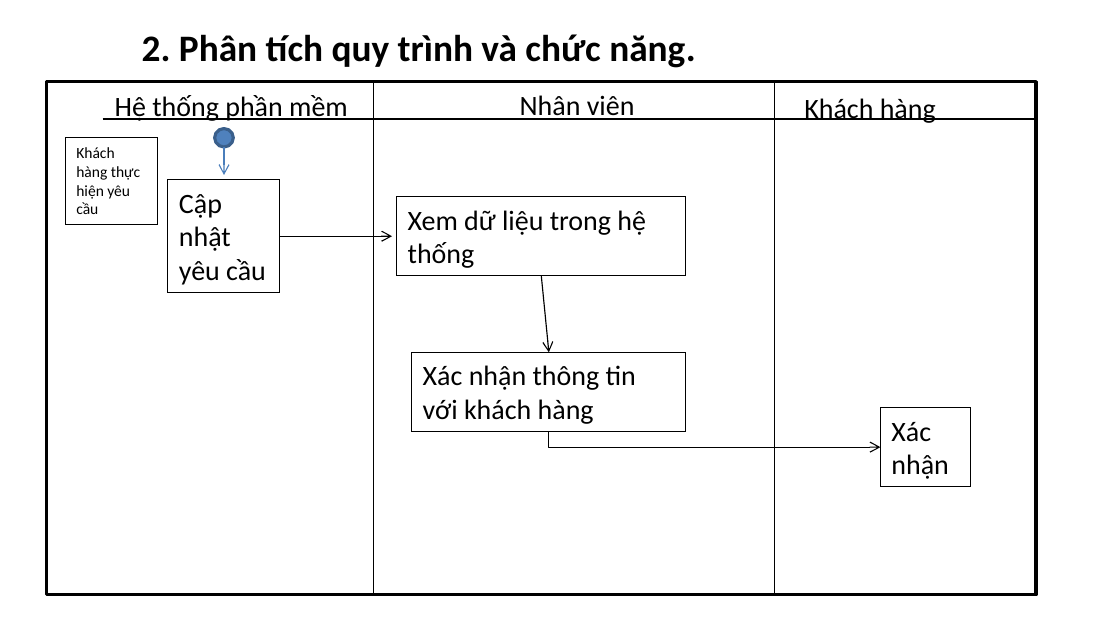
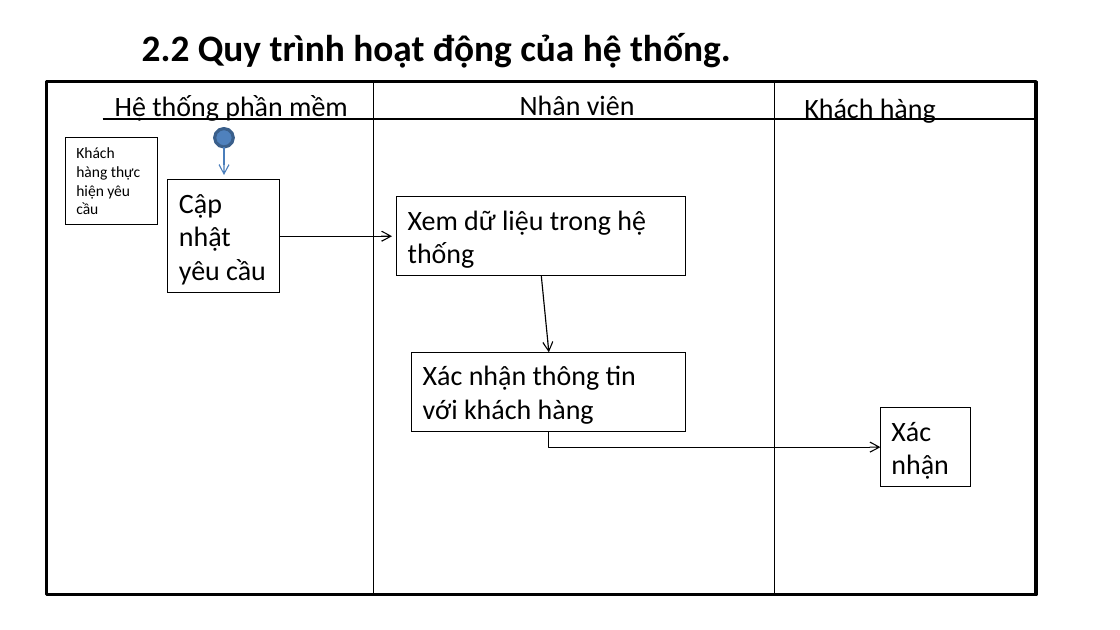
Before and after one commit to datduong97/Congnghephanmem, a slide deck: slide 11 of bccnpm2.pptx (slide 14 before the commit). Drawn at 1120x630 pixels with LibreOffice and Linux fonts; fonts in the diff are those of the drawing; background and template pictures are left out. Boxes give left, top, right and bottom in pixels: in the first picture for what was removed or moved away, otherwise in the second. Text is boxed around its words. In the diff, an @@ line names an element or a change of style, - is before the commit and + after.

```diff
--- a/bccnpm2.pptx
+++ b/bccnpm2.pptx
@@ text at <box>142,33,731,68</box>: text changed @@
-2. Phân tích quy trình và chức năng.
+2.2 Quy trình hoạt động của hệ thống.
```
Also in this commit, not shown: 5 other slides changed, 3 slides added, 3 slides removed, 4 other files.
